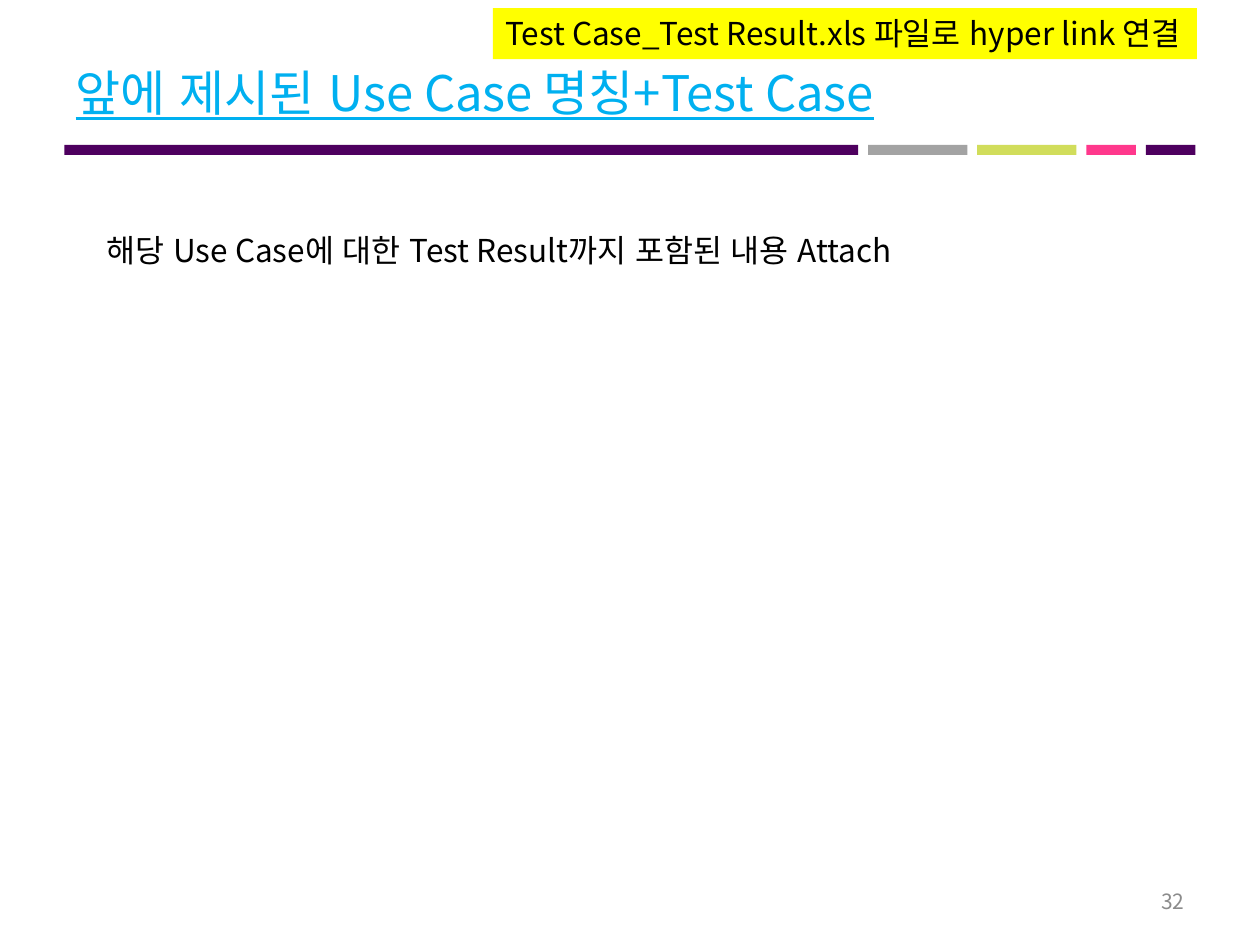
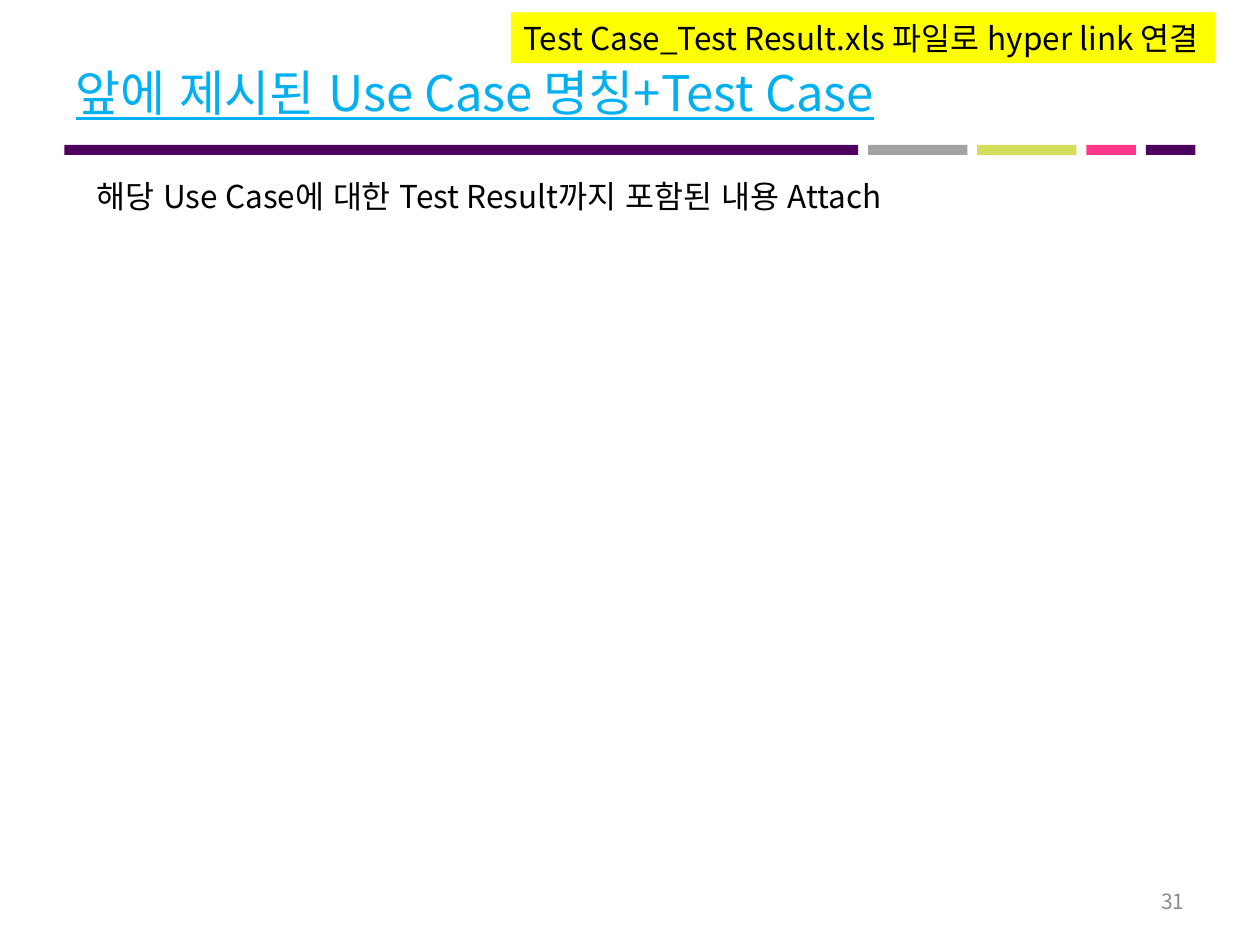
Before and after one commit to roeniss/TripPicker, a slide deck: slide 31 of 관리산출물/프로젝트_최종결과보고서/1팀_최종결과보고서.pptx (slide 32 before the commit). Drawn at 1260x945 pixels with LibreOffice and Linux fonts; fonts in the diff are those of the drawing. Boxes give left, top, right and bottom in pixels: in the first picture for what was removed or moved away, otherwise in the second. Text is boxed around its words. In the diff, an @@ line names an element or a change of style, - is before the commit and + after.

```diff
--- a/관리산출물/프로젝트_최종결과보고서/1팀_최종결과보고서.pptx
+++ b/관리산출물/프로젝트_최종결과보고서/1팀_최종결과보고서.pptx
@@ rectangle "Test Case_Test Result.xls 파일로 hyper ...": place and size @@
-rectangle "Test Case_Test Result.xls 파일로 hyper ..." at box(493, 9, 1197, 59)
+rectangle "Test Case_Test Result.xls 파일로 hyper ..." at box(512, 13, 1216, 63)
@@ text "해당 Use Case에 대한 Test ...": place and size @@
-text "해당 Use Case에 대한 Test ..." at box(107, 235, 892, 265)
+text "해당 Use Case에 대한 Test ..." at box(97, 181, 882, 211)
@@ page number at box(1161, 893, 1184, 909): text changed @@
-32
+31
```
Also in this commit, not shown: 3 other slides changed, 1 slide removed, 1 other file.
